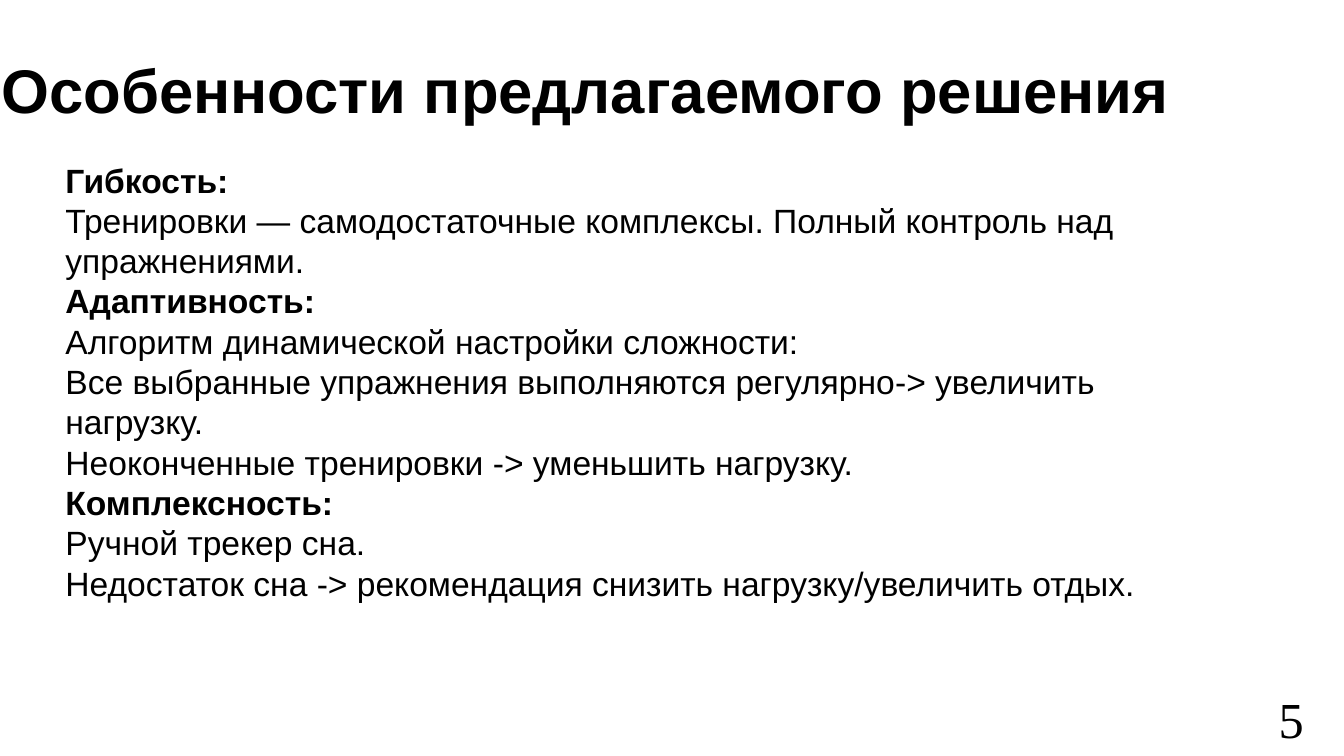
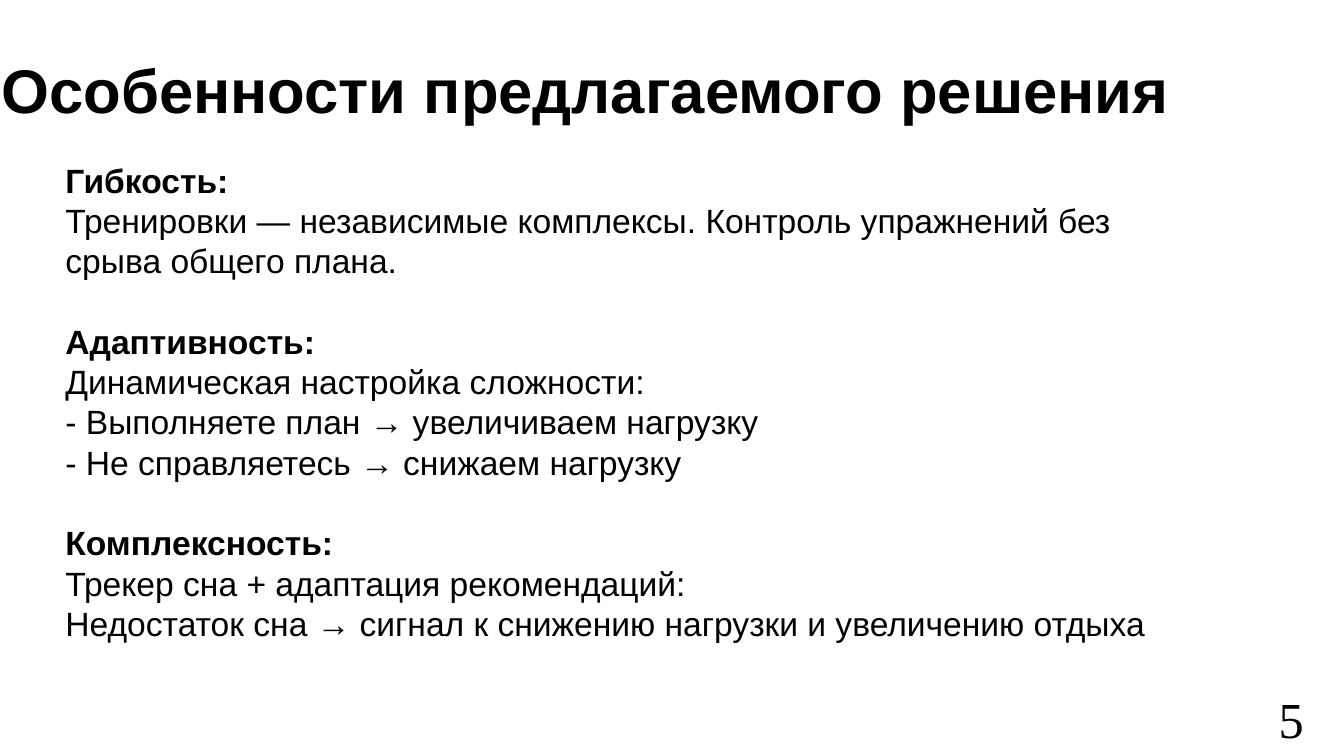
Before and after one commit to vafeenHub/VSU-scientific-activities_6-7-8-semester, a slide deck: slide 5 of src/works/diploma/presentation.odp. Drawn at 1344x756 pixels with LibreOffice and Linux fonts; fonts in the diff are those of the drawing. Boxes give left, top, right and bottom in pixels: in the first picture for what was removed or moved away, otherwise in the second. Text is boxed around its words. In the diff, an @@ line names an element or a change of style, - is before the commit and + after.

```diff
--- a/src/works/diploma/presentation.odp
+++ b/src/works/diploma/presentation.odp
@@ text at <box>65,208,1110,280</box>: text changed @@
-Тренировки — самодостаточные комплексы. Полный контроль над упражнениями.
+Тренировки — независимые комплексы. Контроль упражнений без срыва общего плана.
@@ text at <box>65,369,758,482</box>: text changed @@
-Алгоритм динамической настройки сложности:
-Все выбранные упражнения выполняются регулярно-> увеличить нагрузку.
-Неоконченные тренировки -> уменьшить нагрузку.
+Динамическая настройка сложности:
+- Выполняете план → увеличиваем нагрузку
+- Не справляетесь → снижаем нагрузку
@@ text at <box>65,571,1145,643</box>: text changed @@
-Ручной трекер сна.
-Недостаток сна -> рекомендация снизить нагрузку/увеличить отдых.
+Трекер сна + адаптация рекомендаций:
+Недостаток сна → сигнал к снижению нагрузки и увеличению отдыха
```
Also in this commit, not shown: 2 other slides changed, 1 other file.
